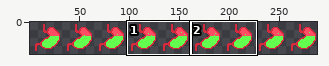
Sprite sheet: Protect the body/assets/sprites/organStomach.png. Above: a wide view before the commit, with the close-up outlined.
Close-up. As it was:
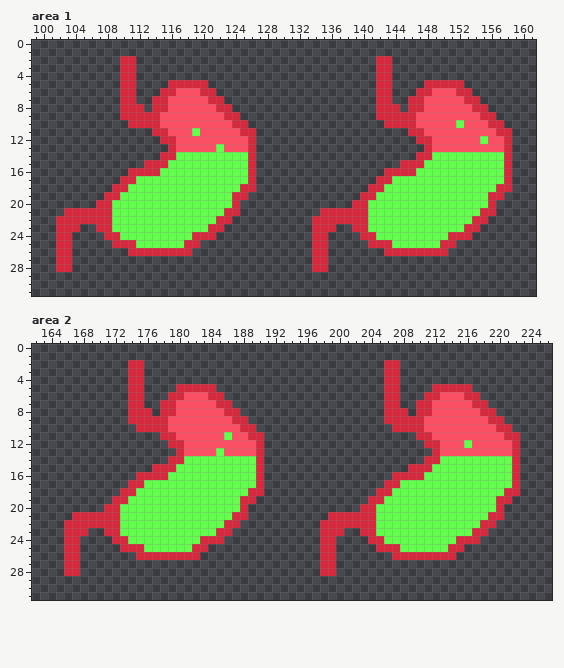
The file is 288x32 pixels. Shown: area 1: x 99..161, y 0..31; area 2: x 162..226, y 0..31. The wide view leaves out empty margins. The commit also changed other parts of the picture, which this record leaves out.
New version:
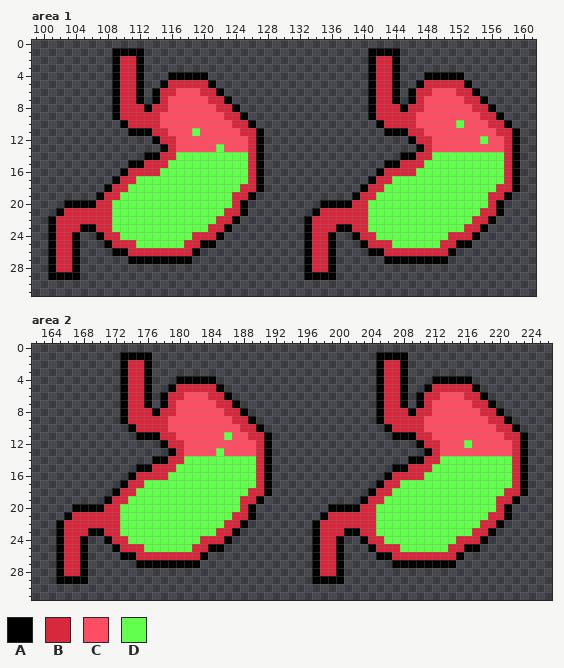
Palette (. is transparent): A #000000  B #d6293e  C #ff4e63  D #63ff4e
Diff:
Area 1:
There is now colour A in row 1 at x 109 to 112 and 141 to 144; in rows 2 to 3 at x 109, 112, 141 and 144; in row 4 at x 109, 112, 116 to 120, 141, 144 and 148 to 152; in row 5 at x 109, 112, 115, 121, 141, 144, 147 and 153; in row 6 at x 109, 112, 114, 122, 141, 144, 146 and 154; in row 7 at x 109, 112, 123, 141, 144 and 155.
There is now colour A in row 8 at x 109, 113, 124, 141, 145 and 156; in row 9 at x 109, 125, 141 and 157; in row 10 at x 110, 126, 142 and 158; in row 11 at x 111 to 113, 127, 143 to 145 and 159; in row 12 at x 114, 127, 146 and 159; in row 13 at x 115, 127, 147 and 159.
There is now colour A in row 14 at x 113 to 114, 127, 145 to 146 and 159; in row 15 at x 111 to 112, 127, 143 to 144 and 159; in row 16 at x 110, 127, 142 and 159; in row 17 at x 109, 127, 141 and 159; in row 18 at x 108, 127, 140 and 159; in row 19 at x 107, 126, 139 and 158.
There is now colour A in row 20 at x 103 to 106, 125, 135 to 138 and 157; in row 21 at x 102, 125, 134 and 157; in row 22 at x 101, 124, 133 and 156; in row 23 at x 101, 105 to 106, 123, 133, 137 to 138 and 155; in row 24 at x 101, 104, 107, 122, 133, 136, 139 and 154; in row 25 at x 101, 104, 108, 120 to 121, 133, 136, 140 and 152 to 153.
There is now colour A in row 26 at x 101, 104, 109 to 110, 119, 133, 136, 141 to 142 and 151; in row 27 at x 101, 104, 111 to 118, 133, 136 and 143 to 150; in row 28 at x 101, 104, 133 and 136; in row 29 at x 101 to 104 and 133 to 136.
The edit turns colour B into colour A in row 7 at x 114 and 146.
Area 2:
There is now colour A in row 1 at x 173 to 176 and 205 to 208; in rows 2 to 3 at x 173, 176, 205 and 208; in row 4 at x 173, 176, 180 to 184, 205, 208 and 212 to 216; in row 5 at x 173, 176, 179, 185, 205, 208, 211 and 217; in row 6 at x 173, 176, 178, 186, 205, 208, 210 and 218; in row 7 at x 173, 176, 187, 205, 208 and 219.
There is now colour A in row 8 at x 173, 177, 188, 205, 209 and 220; in row 9 at x 173, 189, 205 and 221; in row 10 at x 174, 190, 206 and 222; in row 11 at x 175 to 177, 191, 207 to 209 and 223; in row 12 at x 178, 191, 210 and 223; in row 13 at x 179, 191, 211 and 223.
There is now colour A in row 14 at x 177 to 178, 191, 209 to 210 and 223; in row 15 at x 175 to 176, 191, 207 to 208 and 223; in row 16 at x 174, 191, 206 and 223; in row 17 at x 173, 191, 205 and 223; in row 18 at x 172, 191, 204 and 223; in row 19 at x 171, 190, 203 and 222.
There is now colour A in row 20 at x 167 to 170, 189, 199 to 202 and 221; in row 21 at x 166, 189, 198 and 221; in row 22 at x 165, 188, 197 and 220; in row 23 at x 165, 169 to 170, 187, 197, 201 to 202 and 219; in row 24 at x 165, 168, 171, 186, 197, 200, 203 and 218; in row 25 at x 165, 168, 172, 184 to 185, 197, 200, 204 and 216 to 217.
There is now colour A in row 26 at x 165, 168, 173 to 174, 183, 197, 200, 205 to 206 and 215; in row 27 at x 165, 168, 175 to 182, 197, 200 and 207 to 214; in row 28 at x 165, 168, 197 and 200; in row 29 at x 165 to 168 and 197 to 200.
The edit turns colour B into colour A in row 7 at x 178 and 210.
